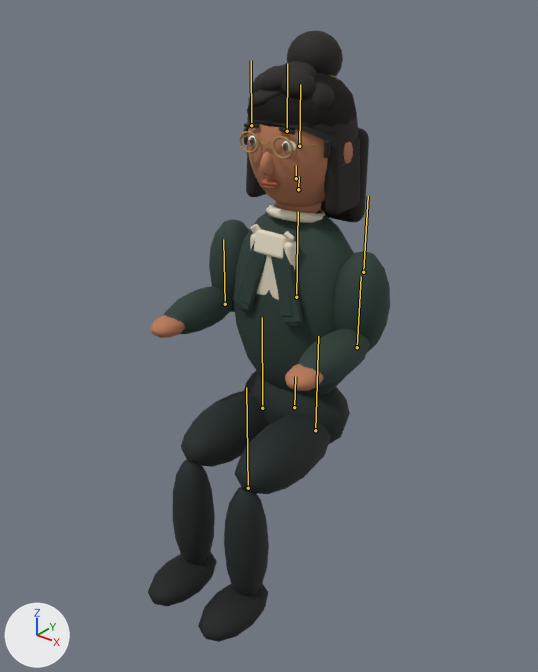
The glTF model public/studio/investor-v1.glb as it was, and as the next commit left it.
One viewpoint serves both versions: a camera (50 mm lens) standing at (1.83, -2.49, 2.66) and looking at (0.04, -0.25, 1.27). The lights are fixed; the arrows at lower left show +X, +Y and +Z. The picture after the commit comes second. The bones that change, and the others that lie on the model, are drawn over the model as lines.

The first picture shows 'Cast_adrian', 'Cast_maya', 'Cast_sofia', 'Mesh_0'.
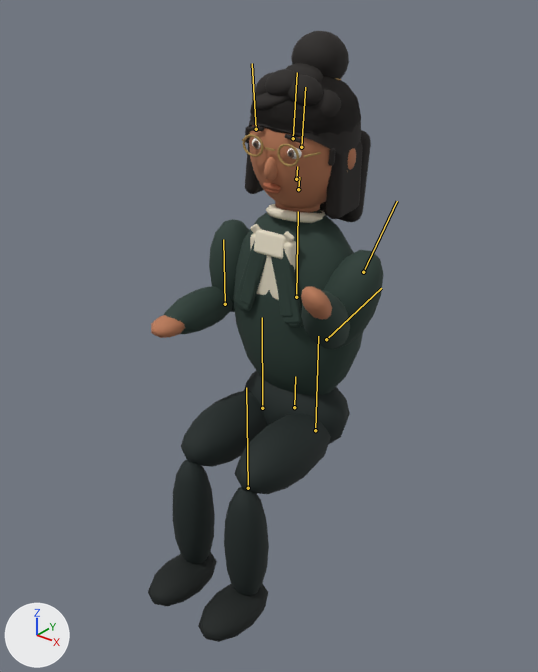
The newer file adds an action. The first version stands in its rest pose; the second is drawn at frame 22 of the action 'Considering'.

Location of each change, (x1, y1, x2, y2) in pixels of the pictures (538 x 672 px):
'Mesh_0', posed: before (148, 123, 390, 642); after (148, 125, 383, 642)
'Cast_maya', posed: before (234, 89, 369, 324); after (234, 76, 371, 324)
'Cast_adrian', posed: before (239, 61, 357, 317); after (240, 63, 356, 317)
'Cast_sofia', posed: before (237, 30, 343, 328); after (237, 31, 349, 328)
bone 'Head', root to tip: before (298, 189) to (299, 176); after (298, 189) to (299, 177)
bone 'RightArm', root to tip: before (363, 272) to (368, 196); after (363, 272) to (397, 201)
bone 'RightForearm', root to tip: before (357, 347) to (361, 276); after (326, 339) to (381, 288)

What the commit changed:
Bone 'Head' (bone_head) turns from (0, 0, 0) to (3, 3, -6) degrees about its own x, y and z.
Bone 'RightArm' (bone_rightarm) turns from (0, 0, 0) to (-15, -17, -12) degrees about its own x, y and z.
Bone 'RightForearm' (bone_rightforearm) turns from (0, 0, 0) to (-37, 14, -10) degrees about its own x, y and z.
